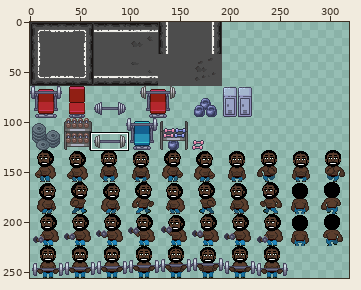
Sprite sheet, stored at asset-canister/nft/d490e01c-b2a9-48a8-a2b7-70a6ca2a1806.png. Above, an overview of the earlier version with the close-up marked.
Close-up. Old version:
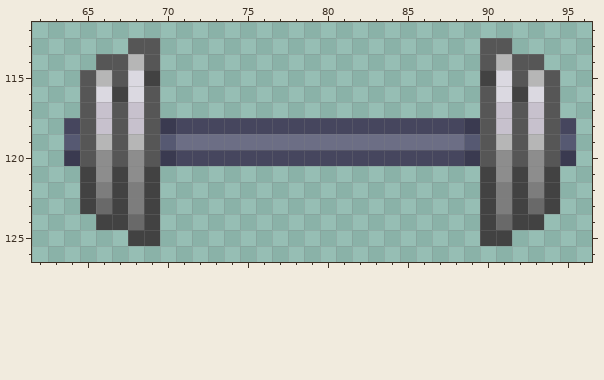
The file is 320x256 pixels. Colours within 5 levels of each other are drawn and written as one. Shown: x 62..96, y 112..126. The wide view leaves out empty margins. The commit also changed other parts of the picture, which this record leaves out.
And afterwards:
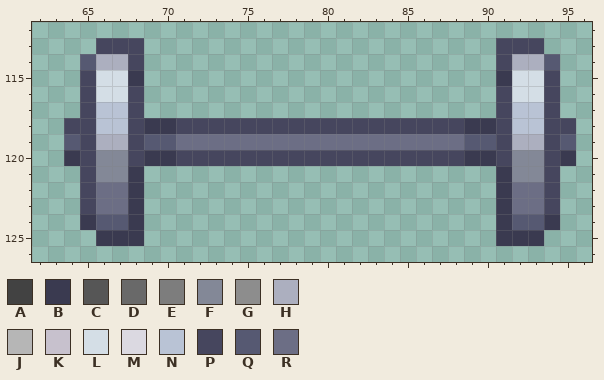
Palette (. is transparent): A #424242  B #3a3a50  C #565656  D #696969  E #7d7d7d  F #838897  G #8d8d8d  H #acafbf  J #b6b6b6  K #c7c1cd  L #d4dee6  M #dbd9e1  N #b9c3d5  P #46465e  Q #565972  R #6c6e85
Edits made:
@@ x 62..96 @@
 112 ...................................
-113 ......CC....................CC.....
-114 ....CCJC....................CJCC...
-115 ...CJCMA....................AMCJC..
-116 ...CMAMC....................CMAMC..
-117 ...CKCKC....................CKCKC..
-118 ..PCKCKCBPPPPPPPPPPPPPPPPPPBCKCKCP.
-119 ..QCJCJCQRRRRRRRRRRRRRRRRRRQCJCJCQ.
-120 ..BCGCGCBPPPPPPPPPPPPPPPPPPBCGCGCB.
-121 ...AGAGA....................AGAGA..
-122 ...AEAEA....................AEAEA..
-123 ...ADAEA....................AEADA..
-124 ....AADA....................ADAA...
-125 ......AA....................AA.....
+113 ....PPP......................PPP...
+114 ...QHHP......................PHHQ..
+115 ...PLLB......................BLLP..
+116 ...PLLP......................PLLP..
+117 ...PNNP......................PNNP..
+118 ..PPNNPBBPPPPPPPPPPPPPPPPPPBBPNNPP.
+119 ..QPHHPQQRRRRRRRRRRRRRRRRRRQQPHHPQ.
+120 ..BPFFPBBPPPPPPPPPPPPPPPPPPBBPFFPB.
+121 ...PFFB......................BFFP..
+122 ...PRRB......................BRRP..
+123 ...PRRB......................BRRP..
+124 ...BQQB......................BQQB..
+125 ....BBB......................BBB...
 126 ...................................
